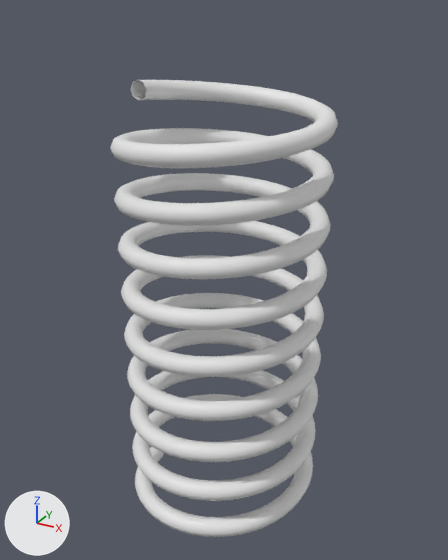
What one commit did to the FBX model Assets/Model/Suckers/SuckerSpring.fbx.
Before and after are seen from a 50 mm lens placed at (3.02, -5.48, 5.47), pointed at (-0.02, 0.05, 2.71). Arrows for +X, +Y and +Z are at lower left; the lights stay in place. Where no turn or scale is listed for an object, it has been applied to the vertices.
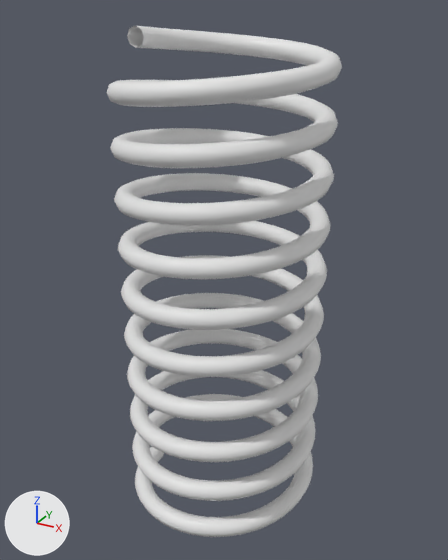
The newer file is also turned or shifted as a whole; pictures and numbers use the older file's frame.

Changed parts and their boxes [x1, y1, x2, y2] in the pictures (448 x 560 px):
```json
{"object": "Circle", "change": "reshaped", "before": [110, 80, 338, 537], "after": [106, 26, 342, 537], "on screen": "12% taller"}
{"part": 1, "of": "me_circle_003", "change": "added", "after": [106, 26, 342, 107]}
```

The change, as JSON lines over the scene's bpy script:
```json
{"block": "me_circle_003", "where": "# used by ob_circle; location = (0.0, 0.0, 0.0)"}
{"op": "remove", "block": "me_circle_003", "code": "me_circle_003.from_pydata(...)  # 3608 vertices, 3600 faces; spans x -1.12..1.12, y -1.11..1.11, z -0.1..4.78"}
{"op": "add", "block": "me_circle_003", "code": "me_circle_003.from_pydata(...)  # 4008 vertices, 4000 faces; spans x -1.12..1.12, y -1.11..1.11, z -0.1..5.3"}
{"block": "me_circle_003", "change": "me_circle_003 part 1: 400 vertices added at x -1.12..1.12, y -1.11..1.11, z 4.59..5.3"}
```
